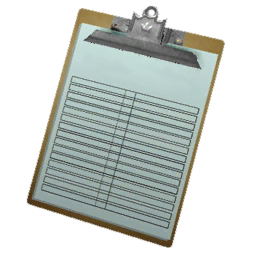
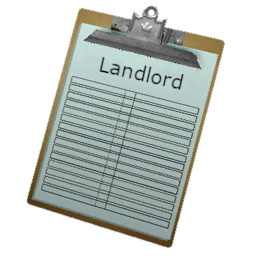
Layers edited between the first and the second (256, 256) image:
painted on "icon_inv_Clipboard.dds" over left=99, top=56, right=184, bottom=90
